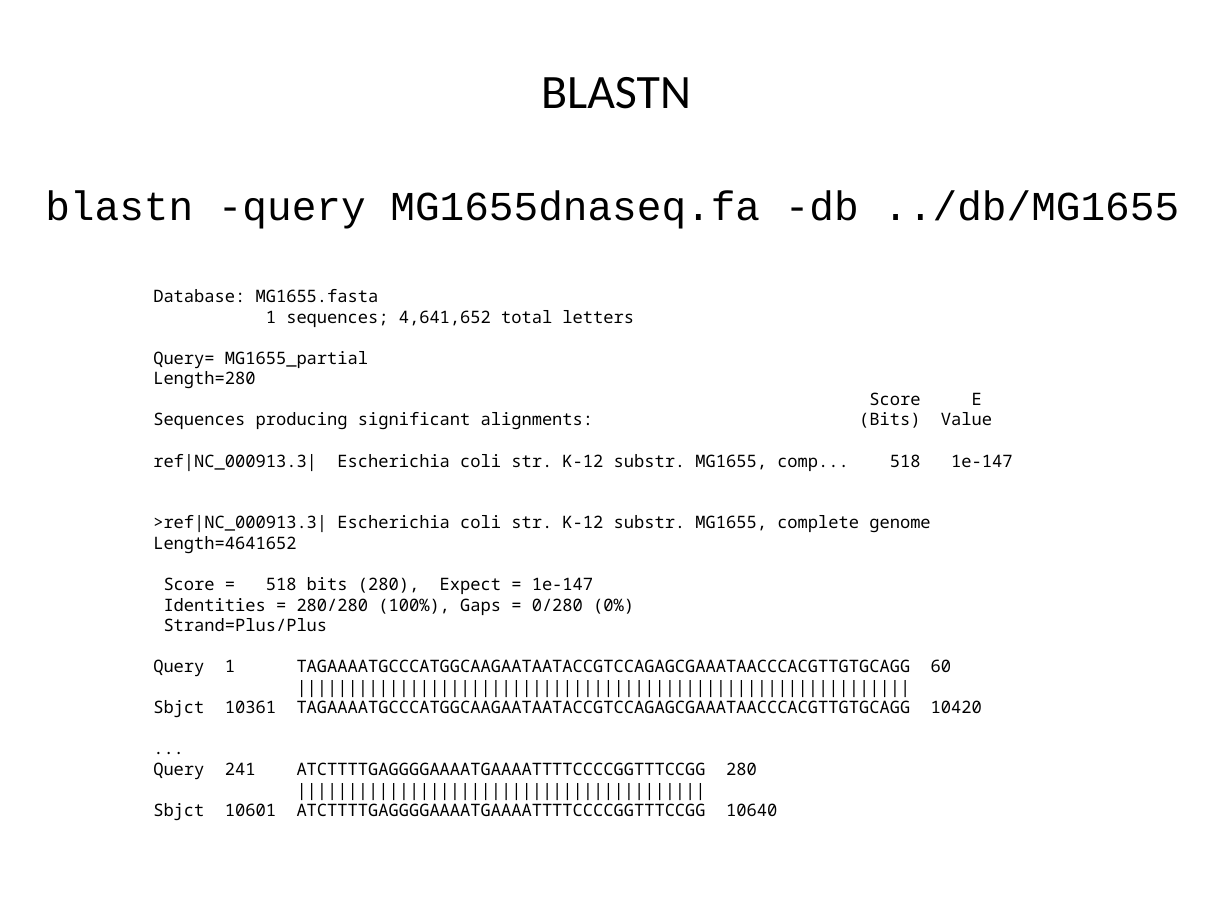
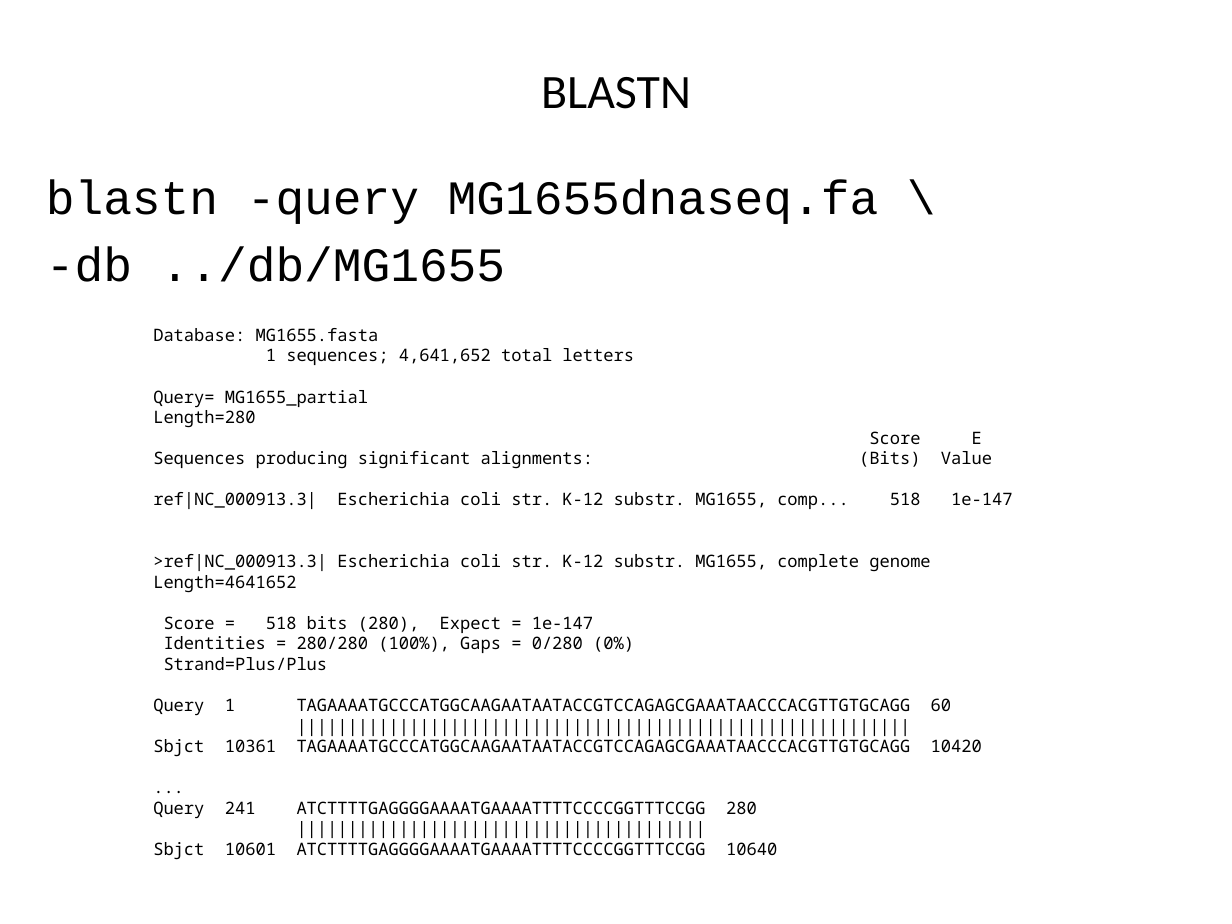
Before and after one commit to liu3zhenlab/teaching, a slide deck: slide 12 of PLPTH813Bioinformatis/2021/labs/lab05_alignment.pptx (slide 11 before the commit). Drawn at 1232x924 pixels with LibreOffice and Linux fonts; fonts in the diff are those of the drawing. Boxes give left, top, right and bottom in pixels: in the first picture for what was removed or moved away, otherwise in the second. Text is boxed around its words. In the diff, an @@ line names an element or a change of style, - is before the commit and + after.

```diff
--- a/PLPTH813Bioinformatis/2021/labs/lab05_alignment.pptx
+++ b/PLPTH813Bioinformatis/2021/labs/lab05_alignment.pptx
@@ text at (46, 180, 879, 282): text changed; size 24 to 28 pt @@
-blastn -query MG1655dnaseq.fa -db ../db/MG1655
+blastn -query MG1655dnaseq.fa \
+-db ../db/MG1655
@@ text "Database: MG1655.fasta": place and size @@
-text "Database: MG1655.fasta" at (153, 289, 1012, 816)
+text "Database: MG1655.fasta" at (153, 328, 1012, 855)
```
Also in this commit, not shown: 18 other slides changed, 1 slide added.
